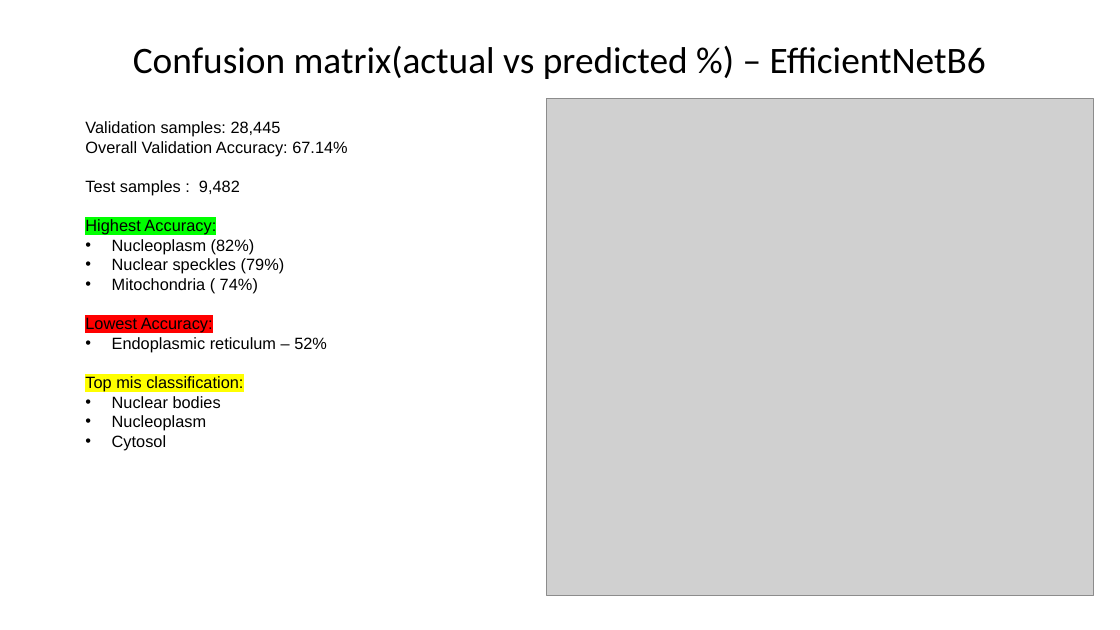
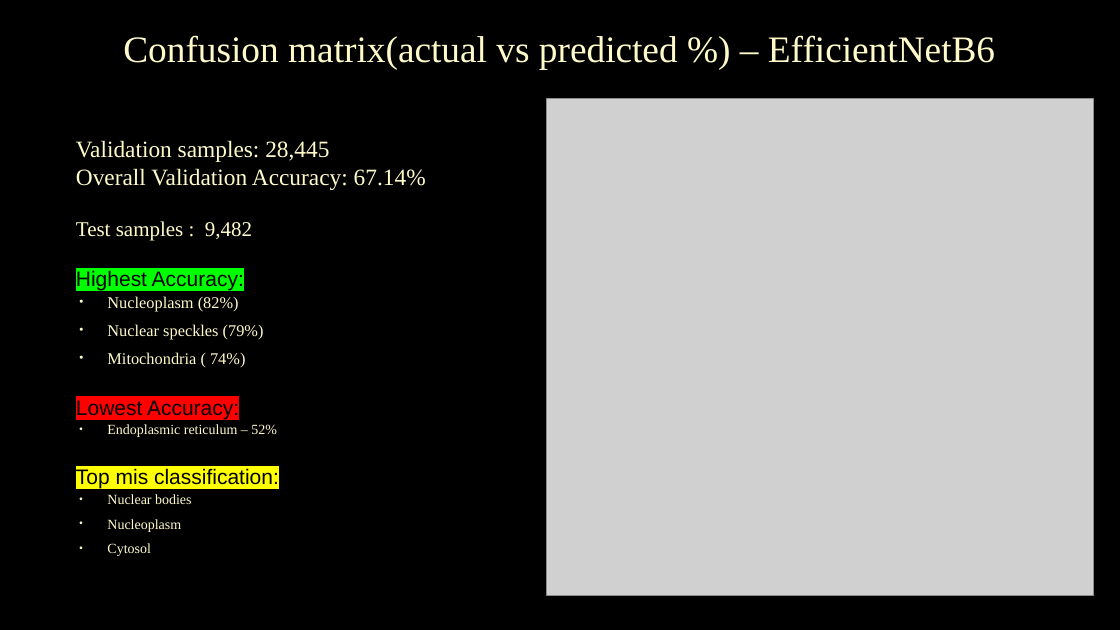
Before and after one commit to srihari-busam/MS-ADS-Portfolio, a slide deck: slide 9 of MS ADS.pptx. Drawn at 1120x630 pixels with LibreOffice and Linux fonts; fonts in the diff are those of the drawing; grey boxes stand for pictures; background and template pictures are left out. Boxes give left, top, right and bottom in pixels: in the first picture for what was removed or moved away, otherwise in the second. Text is boxed around its words. In the diff, an @@ line names an element or a change of style, - is before the commit and + after.

```diff
--- a/MS ADS.pptx
+++ b/MS ADS.pptx
@@ background #FFFFFF to picture (left out) @@
@@ title "Confusion matrix(actual vs predicted %) ...": place and size @@
-title "Confusion matrix(actual vs predicted %) ..." at (133,46,986,79)
+title "Confusion matrix(actual vs predicted %) ..." at (123,35,995,69)
@@ title "Confusion matrix(actual vs predicted %) ..." at (123,35,995,69): font Calibri to Times New Roman, text colour #000000 to #FEFAC9, letter outline none to #404040 0.75 pt @@
@@ text "Validation samples: 28,445": place and size @@
-text "Validation samples: 28,445" at (85,121,347,450)
+text "Validation samples: 28,445" at (76,140,426,556)
@@ text "Validation samples: 28,445" at (76,140,426,556): size 14 to 20 pt in "Validation samples: 28,445", "Overall Validation Accuracy: 67.14%"; font Arial to Times New Roman, text colour #000000 to #FEFAC9, letter outline none to #404040 0.75 pt in "Validation samples: 28,445", "Overall Validation Accuracy: 67.14%", "Test samples : 9,482", "Nucleoplasm (82%)" and 6 more places; size 14 to 18 pt in "Test samples : 9,482", "Highest Accuracy:", "Lowest Accuracy:", "Top mis classification:"; size 14 to 12 pt in "Endoplasmic reticulum – 52%", "Nuclear bodies", "Nucleoplasm", "Cytosol"; indent changed; line spacing 1 to 0.9; more space between paragraphs; bullet colour #000000 to #FEFAC9 @@
```
Also in this commit, not shown: 16 other slides changed, 1 slide added, 1 slide removed, 1 other file.
